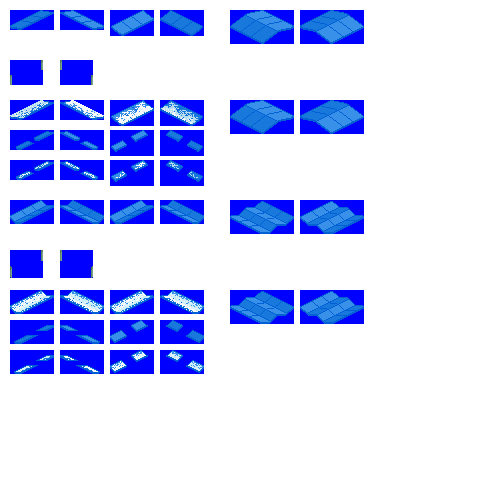
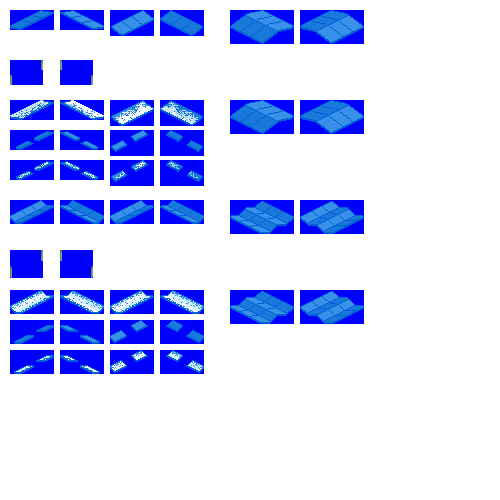
Comparing the layer stacks of the two 500 × 500 images. Changes:
painted on "roofs" over [34, 331, 80, 367]
